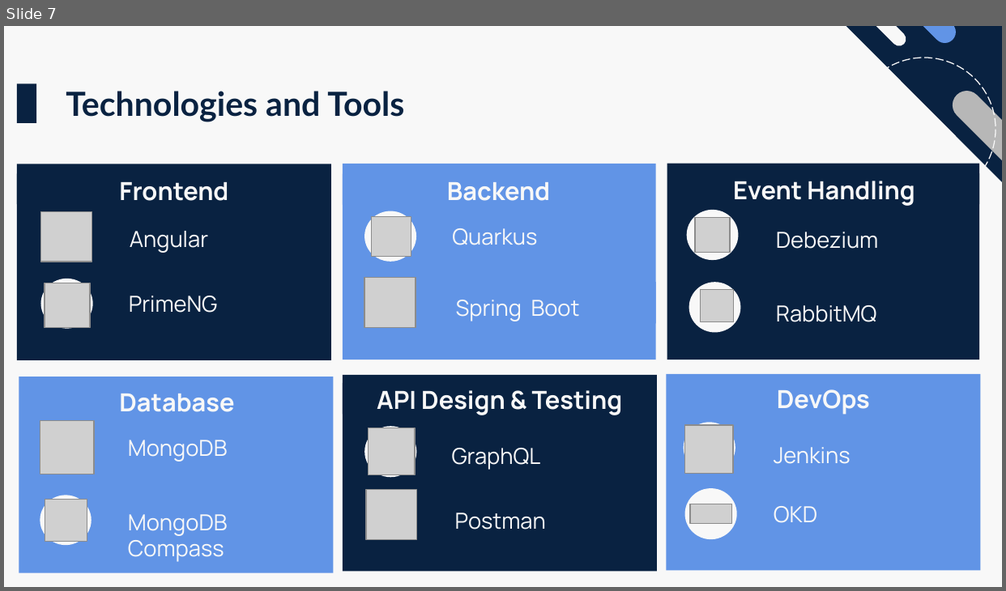
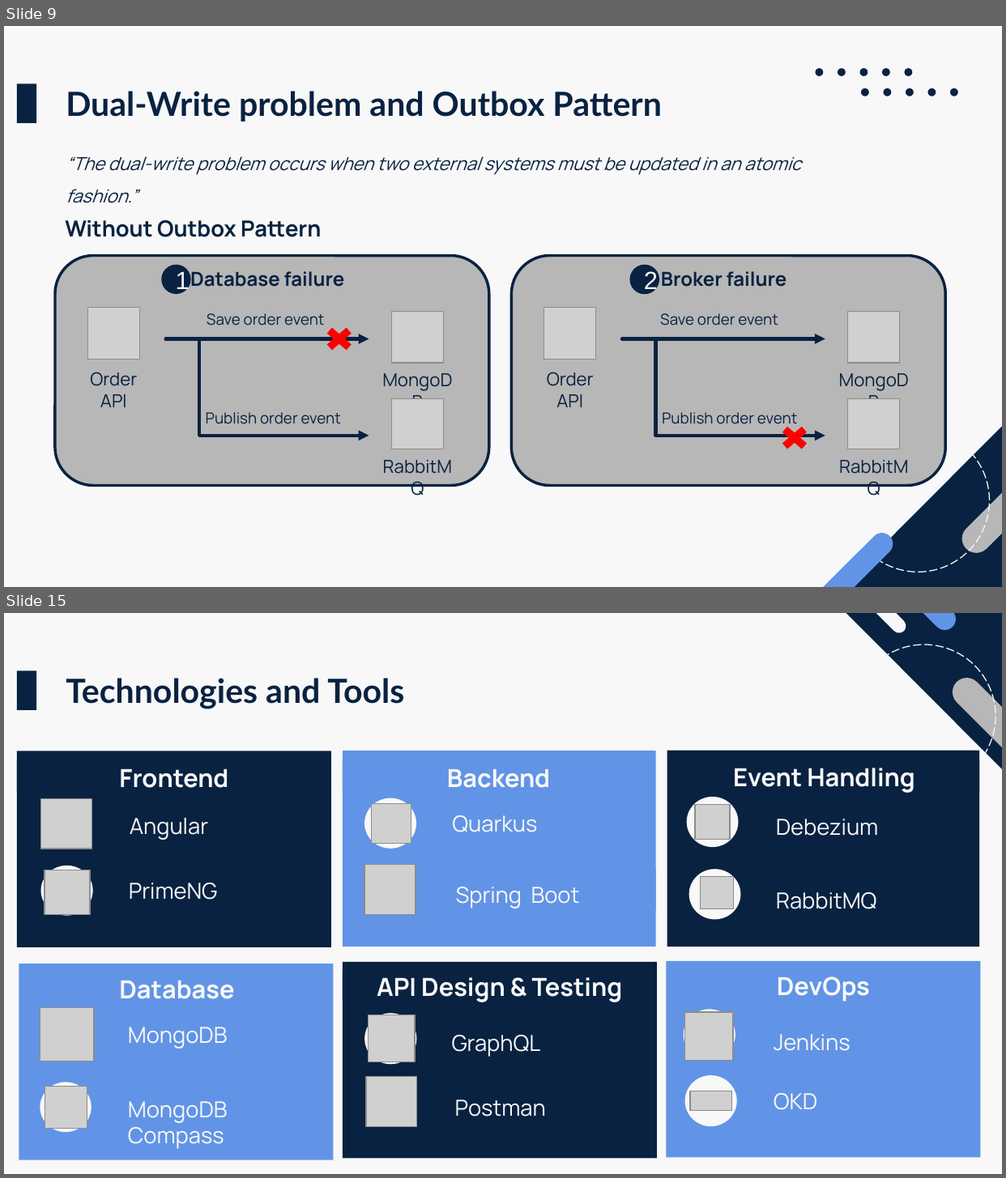
Before and after one commit to fede-palazz/smart-travel, a slide deck: thesis/presentation.pptx. Shown one above the other, each under a label of ours: slide 7 before the commit, slides 9 and 15 after it; the slides between them are not shown. The pictures are 1006x591 and 1006x1178 pixels, drawn with LibreOffice and Linux fonts; fonts in the diff are those of the drawing; grey boxes stand for pictures. Boxes give left, top, right and bottom in pixels: in the first picture for what was removed or moved away, otherwise in the second. Text is boxed around its words. In the diff, an @@ line names an element or a change of style, - is before the commit and + after.

```diff
--- a/thesis/presentation.pptx
+++ b/thesis/presentation.pptx
@@ slide 9 added at (4, 26, 1002, 587), background #F8F8F8 @@
@@ rectangle added at (17, 84, 37, 123), fill #092241 @@
@@ text added at (66, 91, 662, 122), 24 pt, text #092241, bold @@
+Dual-Write problem and Outbox Pattern
@@ text added at (66, 156, 801, 175), 13 pt, text #092241, italic @@
+“The dual-write problem occurs when two external systems must be updated in an atomic fashion.”
@@ text added at (65, 220, 321, 237), 16 pt, text #092241, bold @@
+Without Outbox Pattern
@@ ellipse added at (162, 264, 192, 294), fill #092241, 18 pt, text #F8F8F8 @@
+1
@@ ellipse added at (629, 264, 659, 294), fill #092241, 18 pt, text #F8F8F8 @@
+2
@@ group added at (55, 255, 489, 485): 6 texts, 3 pictures, 1 rounded rectangle, 1 arrow, 1 elbow arrow @@
+Order API
+MongoDB
+Save order event
+Publish order event
+RabbitMQ
+Database failure
@@ group added at (511, 255, 945, 485): 6 texts, 3 pictures, 1 rounded rectangle, 1 arrow, 1 elbow arrow @@
+Order API
+MongoDB
+Save order event
+Publish order event
+RabbitMQ
+Broker failure
@@ cross added at (321, 323, 357, 356), fill #FF0000 @@
@@ cross added at (775, 422, 812, 454), fill #FF0000 @@
@@ group added at (797, 68, 1002, 587): 11 ellipses, 2 rounded rectangles, 1 right triangle @@
@@ what was slide 7 is now slide 15 @@
```
Also in this commit, not shown: 4 slides changed, 5 other slides added, 2 slides removed.
